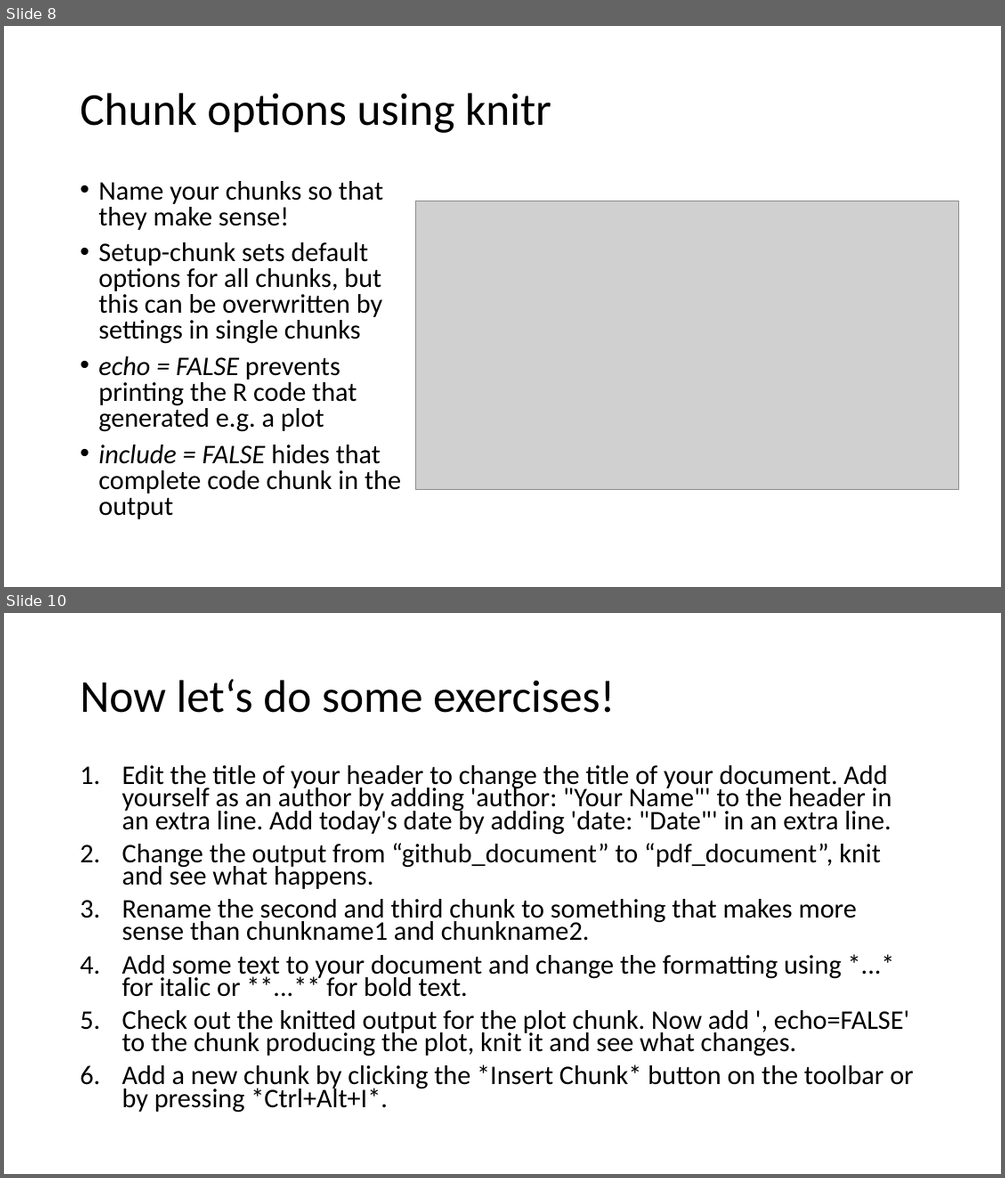
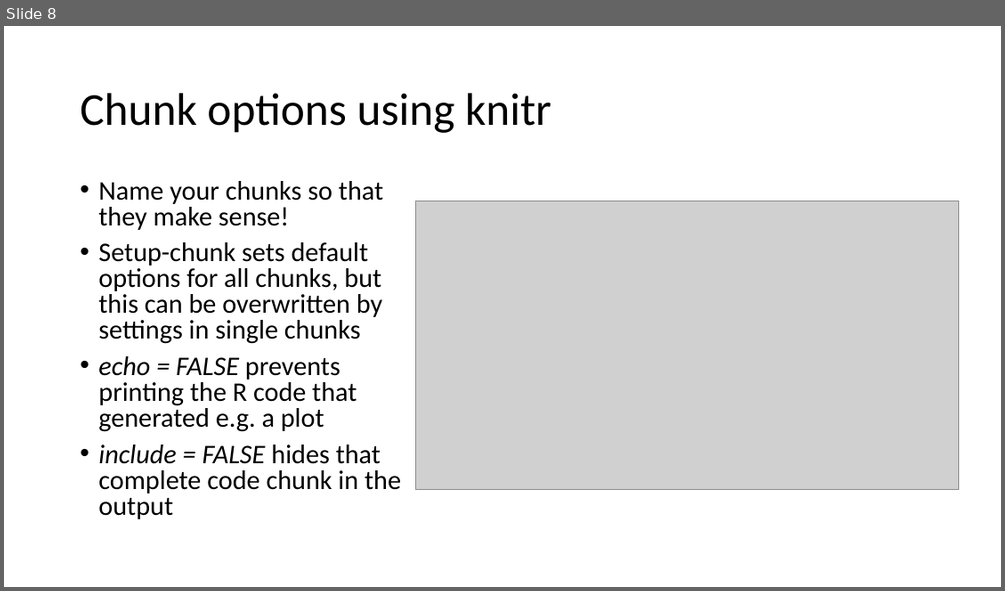
Before and after one commit to helenahartmann/git_intro, a slide deck: SBL_repro_workshop.pptx. Shown one above the other, each under a label of ours: slides 8 and 10 before the commit, slide 8 after it; the slides between them are not shown. The pictures are 1005x1178 and 1005x591 pixels, drawn with LibreOffice and Linux fonts; fonts in the diff are those of the drawing; grey boxes stand for pictures. Boxes give left, top, right and bottom in pixels: in the first picture for what was removed or moved away, otherwise in the second. Text is boxed around its words. In the diff, an @@ line names an element or a change of style, - is before the commit and + after.

```diff
--- a/SBL_repro_workshop.pptx
+++ b/SBL_repro_workshop.pptx
@@ slide 10 removed at (4,613,1001,1174), background #FFFFFF @@
@@ title removed at (80,679,615,713) @@
-Now let‘s do some exercises!
@@ text removed at (122,765,913,1112) @@
-1. Edit the title of your header to change the title of your document. Add yourself as an author by adding 'author: "Your Name"' to the header in an extra line. Add today's date by adding 'date: "Date"' in an extra line.
-2. Change the output from “github_document” to “pdf_document”, knit and see what happens.
-3. Rename the second and third chunk to something that makes more sense than chunkname1 and chunkname2.
-4. Add some text to your document and change the formatting using *...* for italic or **...** for bold text.
-5. Check out the knitted output for the plot chunk. Now add ', echo=FALSE' to the chunk producing the plot, knit it and see what changes.
-6. Add a new chunk by clicking the *Insert Chunk* button on the toolbar or by pressing *Ctrl+Alt+I*.
```
Also in this commit, not shown: 3 slides changed, 3 other files.
